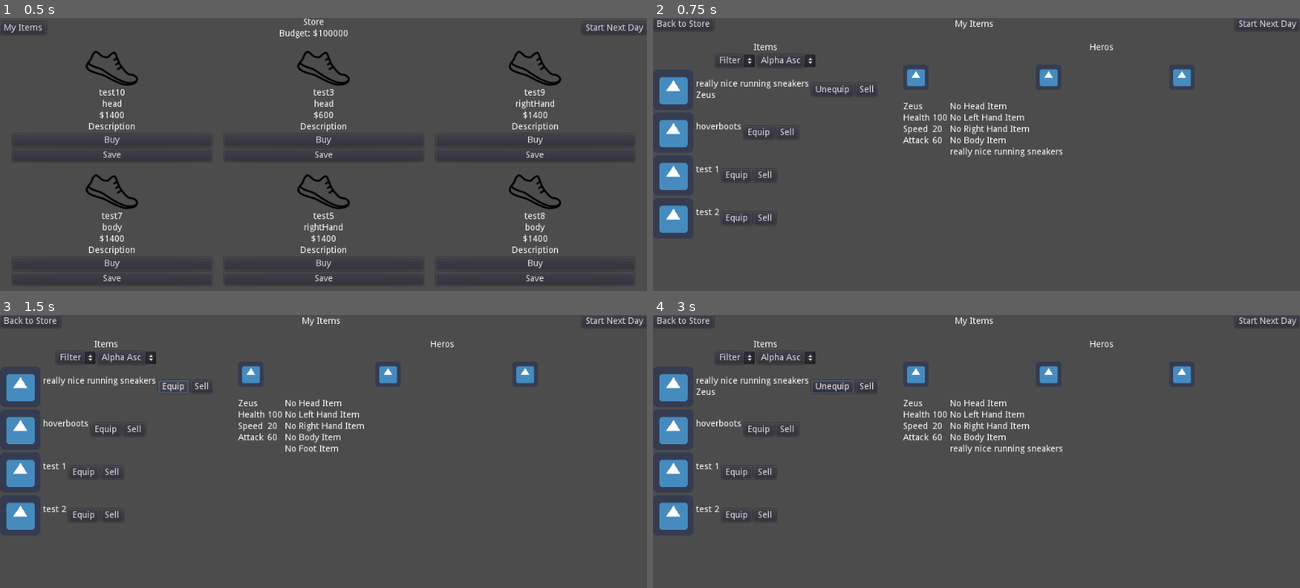
Above: before the commit, frames 1-4 (two rows, left to right).
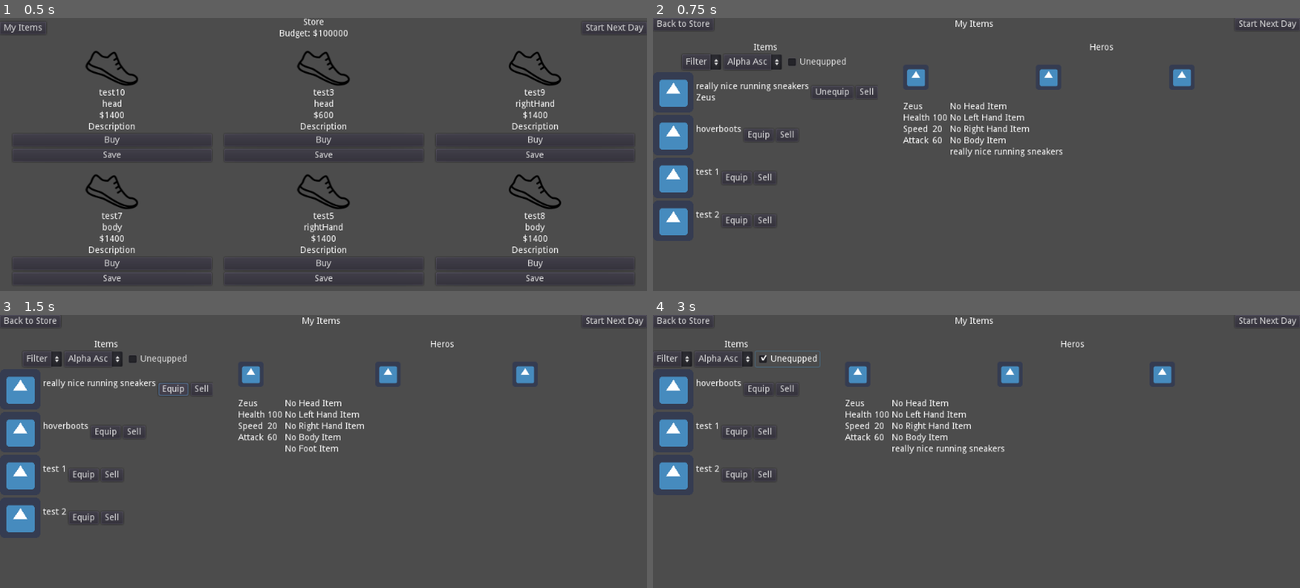
Above: after the commit, the same moments.

Repository: rachd/SuperheroDispatcher2.0
Game: Godot game, scene res://Store/Store.tscn
Two runs of this game, one before a commit and one after it. Both use one fixed random seed, a clock stepped at 60 frames per second and the inputs below. The engine's default icon, where the game draws it, is replaced by a stand-in: a white triangle on a blue panel in a dark square.
Inputs (mouse positions are in pixels of both pictures, inside the frame that each line leads up to):
- Up to frame 1 (0.5 s): no input
- Up to frame 2 (0.75 s): click "My Items" at 0.5 s
- Up to frame 3 (1.5 s): click "Unequip" at 1.25 s
- Up to frame 4 (3 s): click "Equip" at 2 s; click (814, 358) at 2.75 s, where only the run after the commit has a clickable "Unequpped"

Frame 1 is identical in both runs. In frame 2, 2.0% of the frame differs, in the area x 1-35%, y 13-80%; in frame 3, 2.0%; in frame 4, 5.3%, in the area x 0-84%, y 9-79%.

Commit message:
move upequipped to separate checkbox

Diff:
--- a/MyItems/FilterDropdown.gd
+++ b/MyItems/FilterDropdown.gd
@@ -2,19 +2,16 @@
 
 signal show_all_items
 signal filter_by_type(itemType)
-signal show_unequipped
 
 func _ready():
 	self.connect("show_all_items", get_node("/root/MyItems/Content/ItemList"), "_show_all_items")
 	self.connect("filter_by_type", get_node("/root/MyItems/Content/ItemList"), "_filter_by_type")
-	self.connect("show_unequipped", get_node("/root/MyItems/Content/ItemList"), "_show_unequipped_items")
 	add_item("Filter", 0)
 	add_item("Head", 1)
 	add_item("Left Hand", 2)
 	add_item("Right Hand", 3)
 	add_item("Body", 4)
 	add_item("Foot", 5)
-	add_item("Unequipped", 6)
 
 
 func _on_FilterDropdown_item_selected(index):
@@ -31,5 +28,3 @@
 			emit_signal("filter_by_type", "body")
 		5:
 			emit_signal("filter_by_type", "foot")
-		6:
-			emit_signal("show_unequipped")
--- a/MyItems/ItemList.gd
+++ b/MyItems/ItemList.gd
@@ -2,6 +2,8 @@
 
 var item_row_scene = preload("res://MyItems/ItemRow.tscn")
 var item_rows = {}
+var current_filter = null
+var show_equipped = true
 
 func _render_items():
 	for owned_item_id in gameVariables.owned_item_ids:
@@ -36,6 +38,8 @@
 func equip_item(itemId, heroId):
 	item_rows[itemId].set_equipped()
 	item_rows[itemId].set_assigned_hero(heroId)
+	if not show_equipped:
+		item_rows[itemId].hide()
 
 func unequip_item(itemId):
 	item_rows[itemId].set_unequipped()
@@ -46,15 +50,34 @@
 	item_rows.erase(itemId)
 
 func _show_all_items():
+	current_filter = null
 	for item_row in item_rows.values():
 		item_row.show()
+	if !show_equipped:
+		_hide_equipped()
 
 func _filter_by_type(itemType):
+	current_filter = itemType
 	for item_row in item_rows.values():
 		item_row.hide_if_type(itemType)
+	if !show_equipped:
+		_hide_equipped()
 
-func _show_unequipped_items():
-	_show_all_items()
+
+func _on_items_sorted():
+	for item_row in item_rows.values():
+		item_row.queue_free()
+	_render_items()
+
+
+func _on_UnequppedCheckBox_toggled(button_pressed):
+	if button_pressed:
+		_hide_equipped()
+	else:
+		_show_equipped()
+
+func _hide_equipped():
+	show_equipped = false
 	var assigned_items = []
 	for hero in gameVariables.assigned_items.keys():
 		assigned_items += gameVariables.assigned_items[hero].values()
@@ -62,7 +85,9 @@
 		if item_id in assigned_items:
 			item_rows[item_id].hide()
 
-func _on_items_sorted():
-	for item_row in item_rows.values():
-		item_row.queue_free()
-	_render_items()
+func _show_equipped():
+	show_equipped = true
+	if current_filter == null:
+		_show_all_items()
+	else:
+		_filter_by_type(current_filter)
--- a/MyItems/ItemList.tscn
+++ b/MyItems/ItemList.tscn
@@ -21,25 +21,31 @@
 [node name="HBoxContainer" type="HBoxContainer" parent="."]
 margin_top = 18.0
 margin_right = 1024.0
-margin_bottom = 38.0
+margin_bottom = 42.0
 alignment = 1
 
 [node name="FilterDropdown" type="OptionButton" parent="HBoxContainer"]
-margin_left = 440.0
-margin_right = 514.0
-margin_bottom = 20.0
+margin_left = 399.0
+margin_right = 461.0
+margin_bottom = 24.0
 text = "Filter"
 script = ExtResource( 2 )
 
 [node name="SortDropdown" type="OptionButton" parent="HBoxContainer"]
-margin_left = 518.0
-margin_right = 584.0
-margin_bottom = 20.0
+margin_left = 465.0
+margin_right = 519.0
+margin_bottom = 24.0
 text = "Sort"
 script = ExtResource( 3 )
 
+[node name="UnequppedCheckBox" type="CheckBox" parent="HBoxContainer"]
+margin_left = 523.0
+margin_right = 625.0
+margin_bottom = 24.0
+text = "Unequpped"
+
 [node name="ScrollContainer" type="ScrollContainer" parent="."]
-margin_top = 42.0
+margin_top = 46.0
 margin_right = 1024.0
 margin_bottom = 600.0
 size_flags_vertical = 3
@@ -51,3 +57,4 @@
 }
 [connection signal="item_selected" from="HBoxContainer/FilterDropdown" to="HBoxContainer/FilterDropdown" method="_on_FilterDropdown_item_selected"]
 [connection signal="item_selected" from="HBoxContainer/SortDropdown" to="HBoxContainer/SortDropdown" method="_on_SortDropdown_item_selected"]
+[connection signal="toggled" from="HBoxContainer/UnequppedCheckBox" to="." method="_on_UnequppedCheckBox_toggled"]
--- a/MyItems/MyItems.tscn
+++ b/MyItems/MyItems.tscn
@@ -50,13 +50,13 @@
 [node name="ItemList" parent="Content" instance=ExtResource( 2 )]
 anchor_right = 0.0
 anchor_bottom = 0.0
-margin_right = 144.0
+margin_right = 120.0
 margin_bottom = 560.0
 
 [node name="Heros" parent="Content" instance=ExtResource( 3 )]
 anchor_right = 0.0
 anchor_bottom = 0.0
-margin_left = 184.0
+margin_left = 160.0
 margin_right = 1024.0
 margin_bottom = 560.0
 size_flags_horizontal = 3
